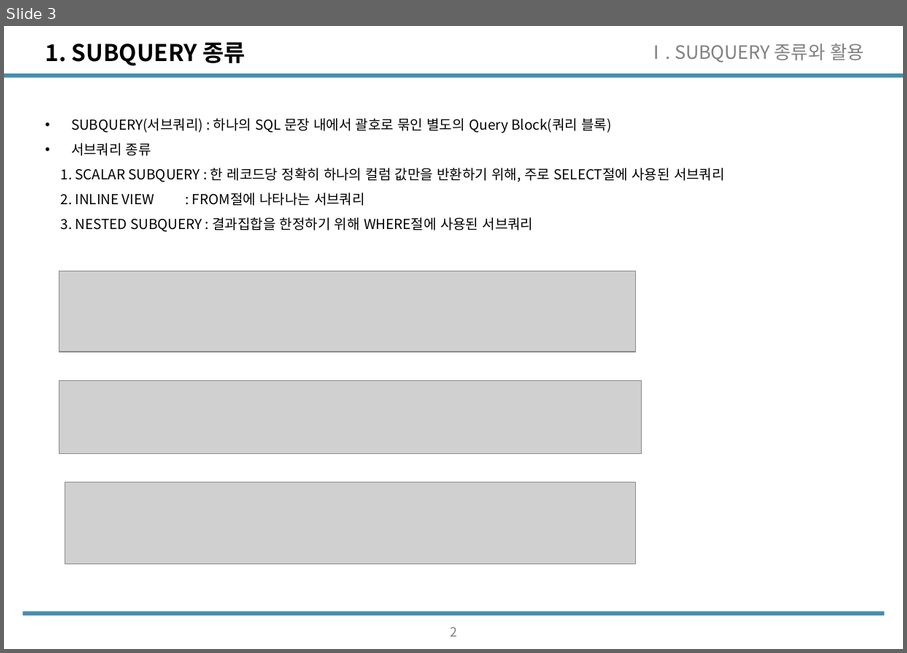
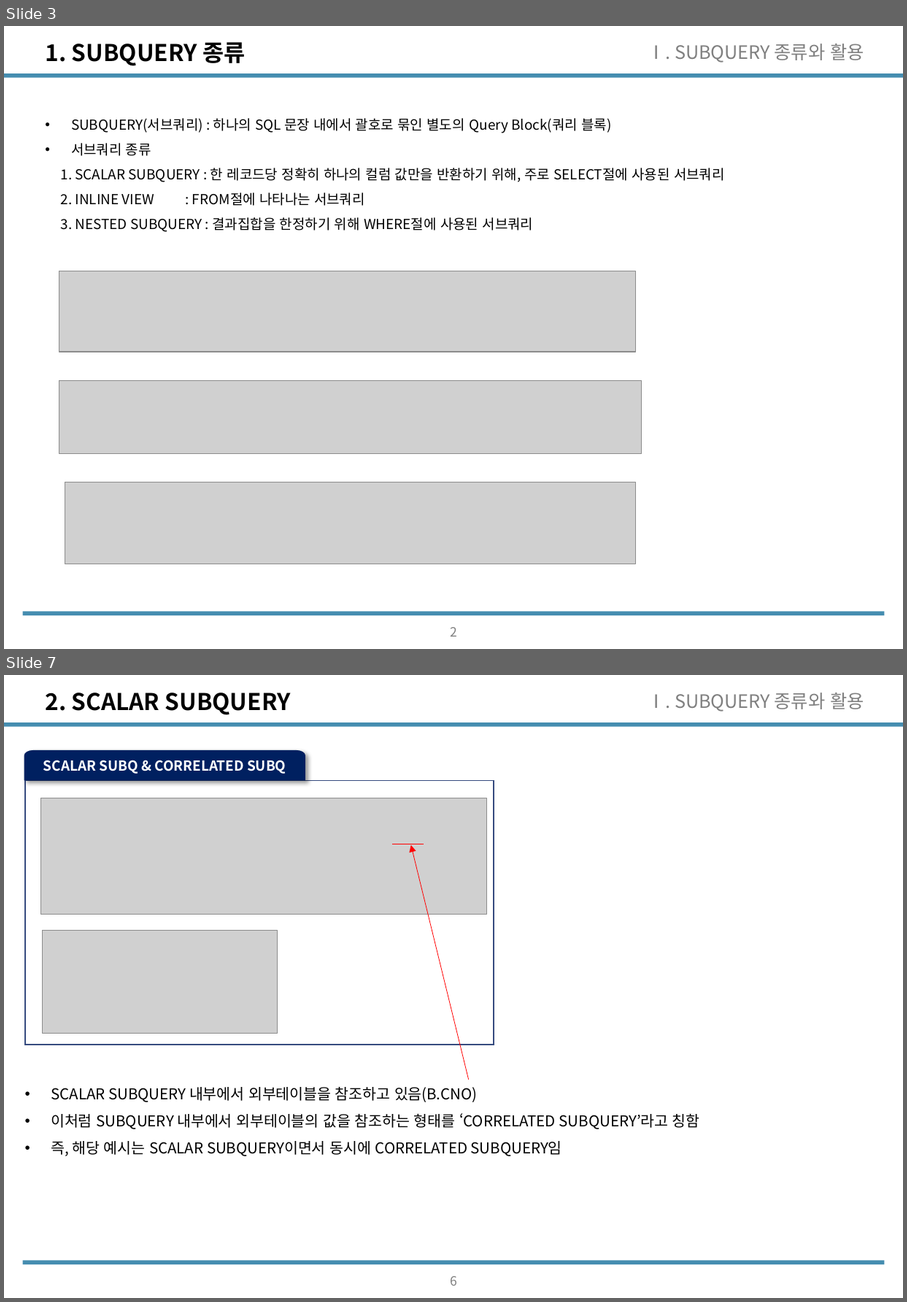
Before and after one commit to wooseok1152/SQL, a slide deck: SQL_seminar/SQL중상급활용_CH2.pptx. Shown one above the other, each under a label of ours: slide 3 before the commit, slides 3 and 7 after it; the slides between them are not shown. The pictures are 907x653 and 907x1302 pixels, drawn with LibreOffice and Linux fonts; fonts in the diff are those of the drawing; grey boxes stand for pictures. Boxes give left, top, right and bottom in pixels: in the first picture for what was removed or moved away, otherwise in the second. Text is boxed around its words. In the diff, an @@ line names an element or a change of style, - is before the commit and + after.

```diff
--- a/SQL_seminar/SQL중상급활용_CH2.pptx
+++ b/SQL_seminar/SQL중상급활용_CH2.pptx
@@ slide 7 added at (x1=4, y1=675, x2=903, y2=1298), background #FFFFFF; not listed: 2 template elements that a slide beside it also shows @@
@@ title added at (x1=46, y1=693, x2=291, y2=715), 20 pt, text #000000, bold @@
+2. SCALAR SUBQUERY
@@ text added at (x1=647, y1=693, x2=864, y2=711), 16 pt, text #808080 @@
+Ⅰ. SUBQUERY 종류와 활용
@@ freeform shape added at (x1=24, y1=751, x2=305, y2=779), fill #002060, outline #002060 0.75 pt, 12 pt, text #FFFFFF, bold @@
+SCALAR SUBQ & CORRELATED SUBQ
@@ rectangle added at (x1=26, y1=780, x2=495, y2=1044), outline #374B7F 1 pt @@
@@ picture added at (x1=40, y1=798, x2=487, y2=914) @@
@@ line added from (392, 844) to (424, 844), #FF0000 1 pt @@
@@ arrow added from (469, 1079) to (411, 845), #FF0000 0.5 pt @@
@@ picture added at (x1=42, y1=930, x2=277, y2=1033) @@
@@ text added at (x1=51, y1=1087, x2=700, y2=1156), 13 pt, text #000000 @@
+• SCALAR SUBQUERY 내부에서 외부테이블을 참조하고 있음(B.CNO)
+• 이처럼 SUBQUERY 내부에서 외부테이블의 값을 참조하는 형태를 ‘CORRELATED SUBQUERY’라고 칭함
+• 즉, 해당 예시는 SCALAR SUBQUERY이면서 동시에 CORRELATED SUBQUERY임
@@ page number added at (x1=450, y1=1276, x2=457, y2=1285), 11.1 pt, text #808080 @@
+6
```
Also in this commit, not shown: 2 slides changed, 12 other slides added, 3 slides removed, 3 other files.
